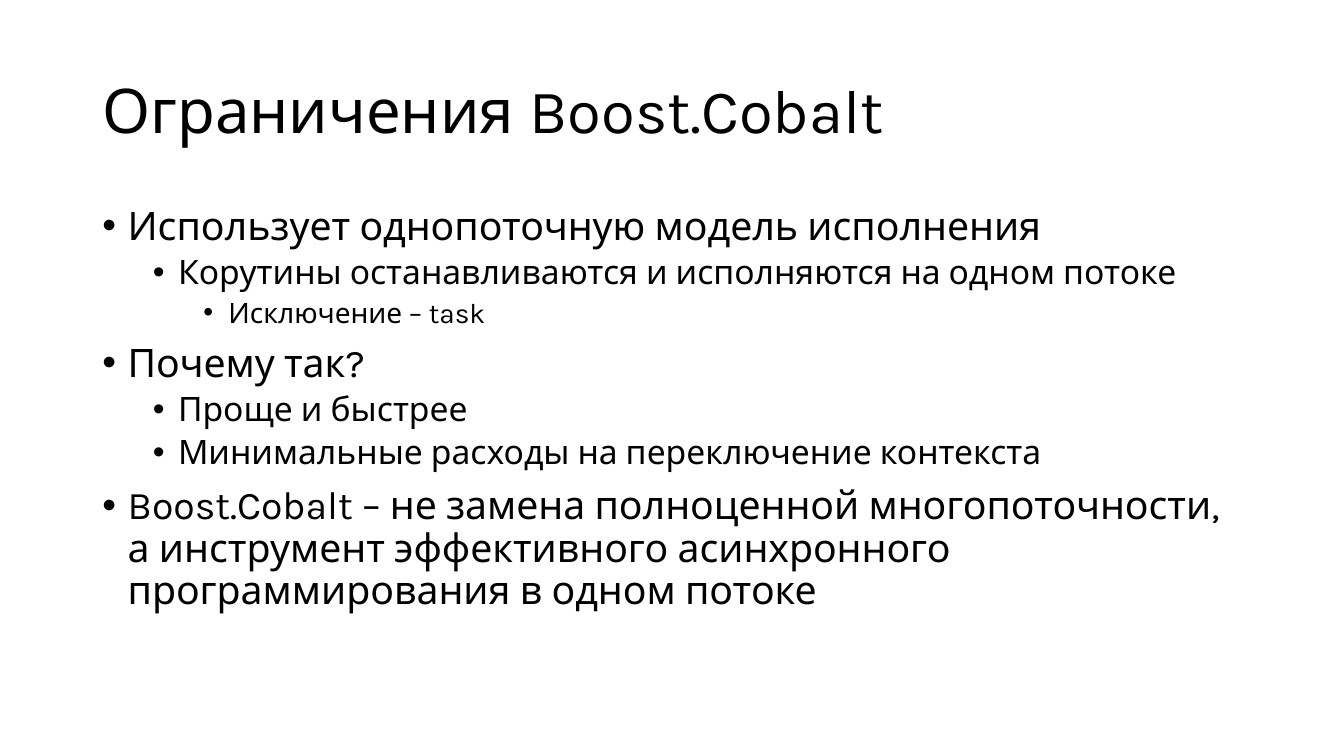
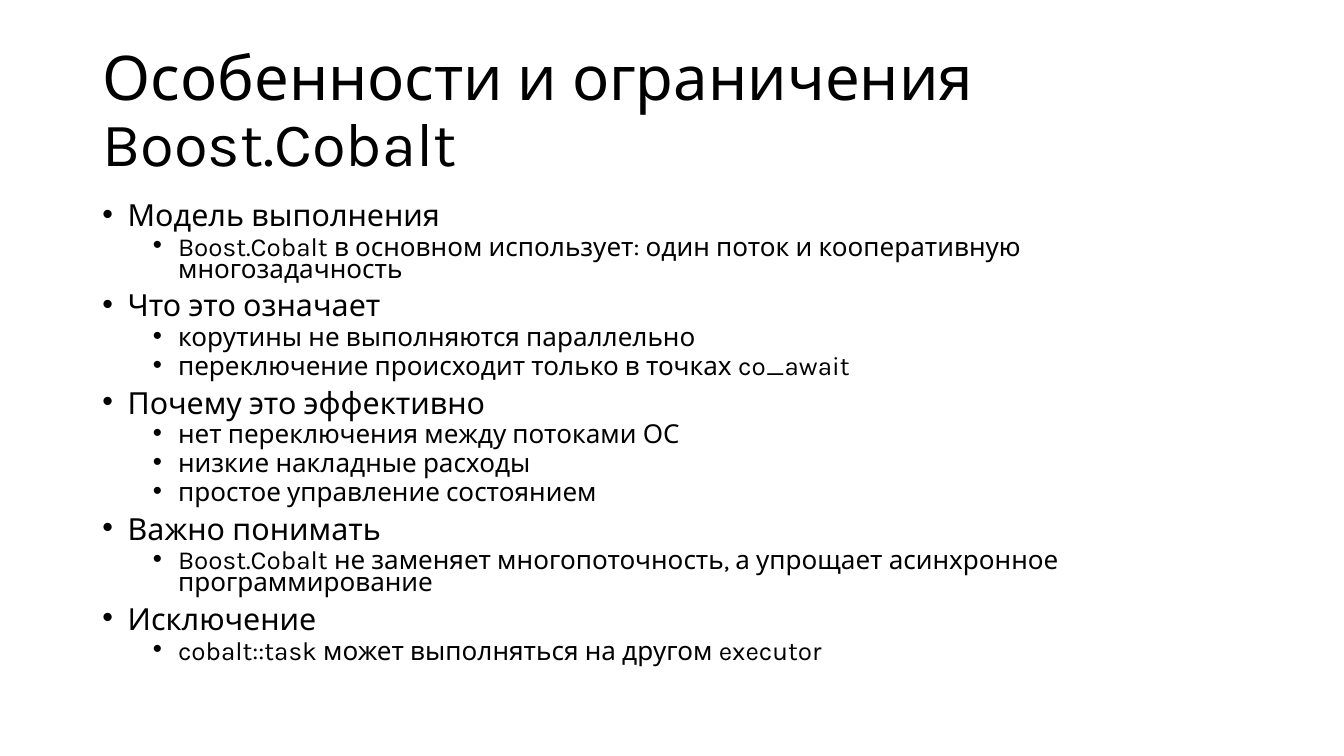
Before and after one commit to alexey-malov/pc, a slide deck: slide 89 of lectures/12/Coroutines.pptx. Drawn at 1344x756 pixels with LibreOffice and Linux fonts; fonts in the diff are those of the drawing. Boxes give left, top, right and bottom in pixels: in the first picture for what was removed or moved away, otherwise in the second. Text is boxed around its words. In the diff, an @@ line names an element or a change of style, - is before the commit and + after.

```diff
--- a/lectures/12/Coroutines.pptx
+++ b/lectures/12/Coroutines.pptx
@@ title at bbox=[102, 53, 973, 167]: text changed @@
-Ограничения Boost.Cobalt
+Особенности и ограничения Boost.Cobalt
@@ text at bbox=[128, 204, 1059, 666]: text changed; size 28 to 18.6 pt @@
-• Использует однопоточную модель исполнения
-  • Корутины останавливаются и исполняются на одном потоке
-    • Исключение – task
-• Почему так?
-  • Проще и быстрее
-  • Минимальные расходы на переключение контекста
-• Boost.Cobalt – не замена полноценной многопоточности, а инструмент эффективного асинхронного программирования в одном потоке
+• Модель выполнения
+  • Boost.Cobalt в основном использует: один поток и кооперативную многозадачность
+• Что это означает
+  • корутины не выполняются параллельно
+  • переключение происходит только в точках co_await
+• Почему это эффективно
+  • нет переключения между потоками ОС
+  • низкие накладные расходы
+  • простое управление состоянием
+• Важно понимать
+  • Boost.Cobalt не заменяет многопоточность, а упрощает асинхронное программирование
+• Исключение
+  • cobalt::task может выполняться на другом executor
```
Also in this commit, not shown: 8 other slides changed, 8 slides added, 1 slide removed, 1 other file.
